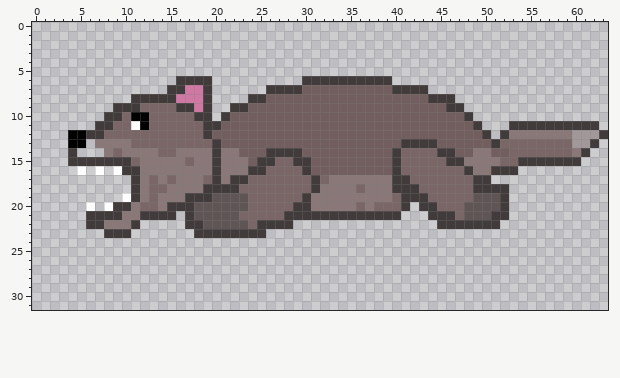
Two versions of one pixel-art sprite, Assets/Sprites/Enemies/Wolf/WolfLunge2.png. That is the earlier state.
The file is 64x32 pixels.
Once edited:
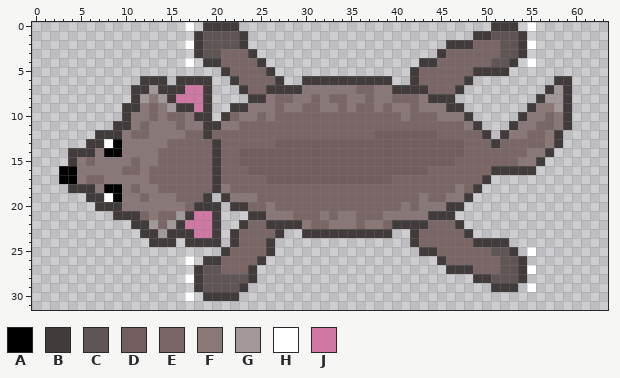
Palette (. is transparent): A #000000  B #413b3b  C #605555  D #725e5e  E #7a6666  F #8a7878  G #a19999  H #ffffff  J #ce78a3
Edits made:
Changed rows in their new state; - is an unchanged pixel.
first column x 3:
 0 --------------H-BBBB----------------------------BBB-H--------
 1 ---------------BCCCCB-------------------------BBCCCB---------
 2 --------------HBCCCCB----------------------BBBEEECCBH--------
 3 ---------------BCCEEEB--------------------BEEEEEECCB---------
 4 --------------H-BBEEEEB-----------------BBEEEEEECCB-H--------
 5 ------------------BEEEEB---------------BEEEEEEBBBB-----------
 6 ---------BBB-------BEEEEB--------------BEEEEEB---------BB----
 7 --------BBGB--------BEE----FFFFFFEEFF----EEEB---------BGB----
 8 ---------GFG-----------FEEFFEFEEFFEFFEEEF------------BGGB----
 9 ------.--F-FG--------FFFEFFEEFFEFEEFEFFEFFF---------BFFGB----
10 -----..BFF-F--F----EFFEFEEEEEEEEEEEEEEFEEEFFF------BFFEFB----
11 ----..BBFEFFF-FF--FFEEEEEEEEEEEEEEEEEEEEEEEEEF-----FFEEF-...-
12 -...-BBF--FFFF---EEEEEEEEEEEEEEEEEE-------EEEEE-----EE-B.....
13 -..BBHA-FFFF------EEEEEE--------------DDDD---EEE------FB....-
14 --BBFAA------EEEE-EE---DDDD----------DDDDDDD-EEEEE--FFB....--
15 --FEFFFF---EEE-EE-EED-DDDDDD---------DDDDDDDEEEEE--FF-....---
16 AAFFFFFEE-EEEEEEE-EEEDDDDDDD---------DDDD----EEE---BB--------
17 AAFEEFFFF--E-EEE--EEE--DDDDDDDDDDDDDDEE-------E--------------
18 -BBBFAAFE-F-EEEEE-FE--------EEEEE-EEEEEE----F--...-----------
19 ---BBHAFFEF--EEE-.BFFF-----EEEEEEEEEE-EEF--FFB....-----------
20 ---.BB-F-FF-FFEBBB.BB--F--EEEEEEE-E---FEFFFBB.....-----------
21 ---...-BBEFEEG-JJB...BBFFFEEEFEFFEEEFFFFF---......-----------
22 ---.....-BGEGBJJJB..B-E---BFEEFFFEFFEBBBBEEE-....------------
23 -----...-BBGBBBJJ-.-EEEEB--BBBBBBBBBB--BEEEEEB---------------
24 ----------BBB-BBBB-BEEEB---------------BEEEEEEBBBB-----------
25 ------------------BEEEEB----------------BBEEEEEECCB-H--------
26 --------------H-BBEEEEB-------------------BEEEEEECCB---------
27 ---------------BCCEEEB---------------------BBBEEECCBH--------
28 --------------HBCCCCCB------------------------BBCCCB---------
29 ---------------BCCCCB---------------------------BBB-H--------
30 --------------H-BBBB-----------------------------------------
